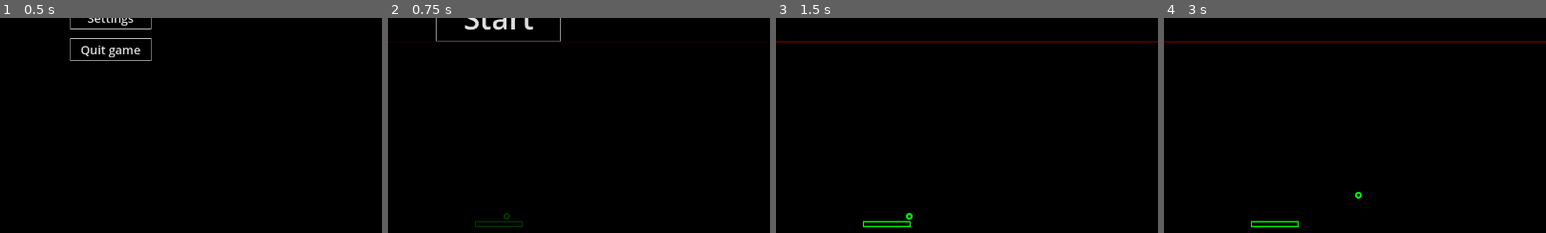
Above: before the commit, frames 1-4 (left to right).
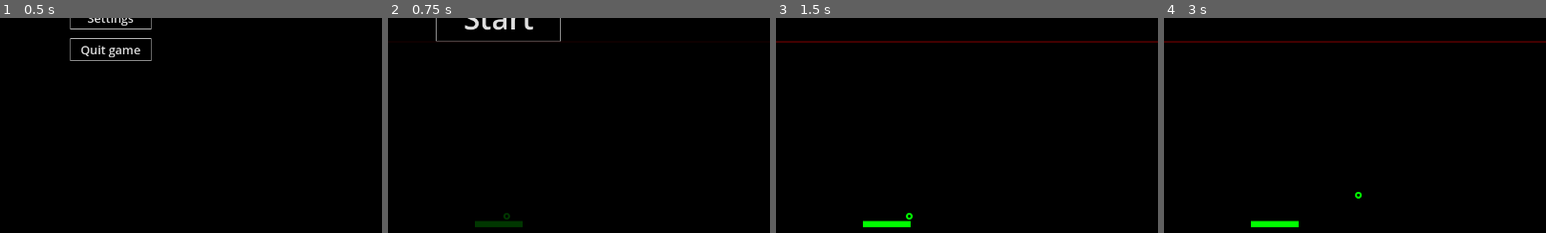
Above: after the commit, the same moments.

Repository: Germenzi/Infinitoid
Game: Godot game, scene res://main.tscn
The game is run twice, just before and just after one commit, with the same random seed, the same clock (stepped at 60 frames per second) and the same inputs.
Inputs (mouse positions are % of the whole screen's width and height, from its top left):
- Up to frame 1 (0.5 s): no input
- Up to frame 2 (0.75 s): click "Play" at 0.5 s
- Up to frame 3 (1.5 s): click "Start" at 1.25 s
- Up to frame 4 (3 s): tap Enter at 2 s; move the mouse to (72, 45) at 2.02 s; hold Up (ui_up) 2.03-2.75 s; tap O at 2.1 s; click (72, 45) at 2.17 s; tap Space at 2.75 s; drag from (30, 55) to (45, 70) at 2.77 s
The pictures show only the part of the screen within x 36-86%, y 50-100%; the shares and areas given below are measured in that part.

Frame 1 is identical in both runs. In frame 2, 0.2% of the frame differs, in the area x 23-35%, y 95-97%; in frame 3, 0.3%, in the area x 23-35%, y 94-97%; in frame 4, 0.3%.

Commit message:
Add ability system

Diff:
--- /dev/null
+++ b/Ability.gd
@@ -0,0 +1,61 @@
+extends Node
+
+class_name Ability
+
+@export_range(0.1, 10.0)
+var time_capacity : float = 1.0
+
+@export_range(0.01, 2.0)
+var time_remains_recovery_scale : float = 1.0
+
+var relative_balance : float :
+	get:
+		return _time_remains / time_capacity
+
+var _time_remains : float
+var _active : bool = false
+
+func _ready() -> void:
+	_time_remains = time_capacity
+
+
+func _process(delta: float) -> void:
+	if _active:
+		if _time_remains-delta < 0.0:
+			_time_remains = 0.0
+			deactivate()
+		else:
+			_time_remains -= delta
+	else:
+		_time_remains = min(_time_remains+delta*time_remains_recovery_scale, time_capacity)
+
+
+func activate() -> void:
+	if is_active():
+		return
+
+	print("Activated: %s" % name)
+	_active = true
+	_on_activated()
+
+
+func deactivate() -> void:
+	if not is_active():
+		return
+
+	print("Deactivated: %s" % name)
+	_active = false
+	_on_deactivated()
+
+
+func is_active() -> bool:
+	return _active
+
+
+# virtual
+func _on_activated() -> void:
+	pass
+
+# virtual
+func _on_deactivated() -> void:
+	pass
--- /dev/null
+++ b/GameAbilitiesNamespace.gd
@@ -0,0 +1,11 @@
+extends Object
+
+class_name GameAbilitiesNamespace
+
+enum {
+	SLOWTIME,
+	SHOW_BALL_TRAJECTORY,
+	PLATFORM_ACCELERATION,
+	PLATFORM_EXTENSION,
+	MAGNETISM,
+}
--- a/project.godot
+++ b/project.godot
@@ -50,11 +50,6 @@
 "events": [Object(InputEventKey,"resource_local_to_scene":false,"resource_name":"","device":-1,"window_id":0,"alt_press …(191 unchanged characters)…
 ]
 }
-z={
-"deadzone": 0.5,
-"events": [Object(InputEventKey,"resource_local_to_scene":false,"resource_name":"","device":-1,"window_id":0,"alt_pressed":false,"shift_pressed":false,"ctrl_pressed":false,"meta_pressed":false,"pressed":false,"keycode":0,"physical_keycode":90,"key_label":0,"unicode":122,"location":0,"echo":false,"script":null)
-]
-}
 
 [rendering]
 
--- a/scenes/arcanoid_game.tscn
+++ b/scenes/arcanoid_game.tscn
@@ -45,6 +45,9 @@
 	PLATFORM,
 	BLOCK
 }
+
+@onready
+var chosen_ability : Ability = $BallTrajectroryAbility#$MagnetismAbility#$PlatformExtensionAbility#$PlatformAccelerationAbility
 
 func _ready() -> void:
 	_game_state.state_machine.handle_state(GameState.GAME_STARTING_STATE, _on_state_game_starting)
@@ -65,6 +68,7 @@
 
 
 func _on_state_launching_ball() -> void:
+	chosen_ability.deactivate()
 	_place_ball_to_launch_position()
 
 
@@ -102,6 +106,14 @@
 
 	_handle_platform_movement(delta)
 
+	if Input.is_action_just_pressed(\"platform_launch_ball\"):
+		if chosen_ability != null:
+			chosen_ability.activate()
+
+	if Input.is_action_just_released(\"platform_launch_ball\"):
+		if chosen_ability != null:
+				chosen_ability.deactivate()
+
 	var playing_area_limiter_rect : Rect2 = _game_state.playing_area_rect.grow(-_game_state.ball_radius*2)
 	var platform_rect : Rect2 = _game_state.platform_rect
 
@@ -175,8 +187,8 @@
 
 	# hardcoded bugfix, when ball super rarely just ignore walls
 	if not _game_state.playing_area_rect.has_point(_game_state.ball_position):
-		_game_state.ball_position = old_ball_position - old_ball_velocity*delta*1e-3
-		_game_state.ball_velocity = old_ball_velocity.rotated(randf_range(-1e-3, 1e-3))
+		_game_state.ball_position = old_ball_position - old_ball_velocity*delta
+		_game_state.ball_velocity = old_ball_velocity.rotated(randf_range(-1e-1, 1e-1))
 		print(\"TRUTEN\")
 
 func _place_ball_to_launch_position() -> void:
@@ -255,6 +267,117 @@
 func _on_game_starging_ui_start_button_pressed() -> void:
 	(%GameStartingUI as Control).hide()
 	_game_state.state_machine.go_state(GameState.LAUNCHING_BALL_STATE)
+
+
+func _on_drawer_draw() -> void:
+	if not chosen_ability:
+		return
+
+	(%Drawer as CanvasItem).draw_rect(_game_state.platform_rect.grow_side(SIDE_RIGHT,
+		-_game_state.platform_rect.size.x*(1.0-chosen_ability.relative_balance)),
+		_game_state.platform_color)
+"
+
+[sub_resource type="GDScript" id="GDScript_khgdo"]
+resource_name = "slowtime_ability"
+script/source = "extends Ability
+
+
+@onready
+var _game_state: GameState = %GameState
+
+@export_range(0.1, 1.0)
+var slow_time_value : float = 0.3
+
+
+func _on_activated() -> void:
+	_active = true
+	Engine.time_scale = slow_time_value
+
+
+func _on_deactivated() -> void:
+	_active = false
+	Engine.time_scale = 1.0
+"
+
+[sub_resource type="GDScript" id="GDScript_jnwm8"]
+resource_name = "ball_trajectory_ability"
+script/source = "extends Ability
+
+@onready
+var _game_state: GameState = %GameState
+
+
+func _on_drawer_draw() -> void:
+	if not _active:
+		return
+
+	if _game_state.state_machine.state != GameState.CONTROLLING_BALL_STATE:
+		return
+
+	(%Drawer as CanvasItem).draw_line(_game_state.ball_position,
+		_game_state.ball_position+_game_state.ball_velocity,
+		_game_state.ball_color, 1.0, true)
+"
+
+[sub_resource type="GDScript" id="GDScript_col8f"]
+resource_name = "platform_acceleration_ability"
+script/source = "extends Ability
+
+@onready
+var _game_state: GameState = %GameState
+
+@export_range(1.0, 5.0)
+var acceleration_value : float = 1.1
+
+func _on_activated() -> void:
+	_active = true
+	_game_state.platform_speed *= acceleration_value
+
+
+func _on_deactivated() -> void:
+	_active = false
+	_game_state.platform_speed /= acceleration_value
+"
+
+[sub_resource type="GDScript" id="GDScript_1clpx"]
+resource_name = "platform_extension_ability"
+script/source = "extends Ability
+
+@export_range(0.0, 1_000.0)
+var extension_distance : float = 20.0
+
+@onready
+var _game_state: GameState = %GameState
+
+func _on_activated() -> void:
+	_game_state.platform_rect = _game_state.platform_rect.grow_individual(extension_distance, 0.0, extension_distance, 0.0)
+
+
+func _on_deactivated() -> void:
+	_game_state.platform_rect = _game_state.platform_rect.grow_individual(-extension_distance, 0.0, -extension_distance, 0.0)
+"
+
+[sub_resource type="GDScript" id="GDScript_6431r"]
+resource_name = "magnetism_ability"
+script/source = "extends Ability
+
+@export_range(0.0, 100.0)
+var magnetism_power : float = 10.0
+
+@onready
+var _game_state: GameState = %GameState
+
+
+func _process(delta: float) -> void:
+	super(delta)
+	if not _active:
+		return
+
+	var acceleration : Vector2 = \\
+		(_game_state.platform_rect.get_center() - _game_state.ball_position).normalized()*magnetism_power
+	var speed : float = _game_state.ball_velocity.length()
+	_game_state.ball_velocity = (_game_state.ball_velocity+acceleration).normalized()*speed
 "
 
 [sub_resource type="GDScript" id="GDScript_0skvr"]
@@ -293,10 +416,32 @@
 [node name="ArcanoidGame" type="Node"]
 
 [node name="Drawer" type="Node2D" parent="."]
+unique_name_in_owner = true
 script = SubResource("GDScript_vuba5")
 
 [node name="GameController" type="Node" parent="."]
+unique_name_in_owner = true
 script = SubResource("GDScript_ypwq7")
+
+[node name="SlowtimeAbility" type="Node" parent="GameController"]
+script = SubResource("GDScript_khgdo")
+time_capacity = 0.3
+time_remains_recovery_scale = 0.25
+
+[node name="BallTrajectroryAbility" type="Node" parent="GameController"]
+script = SubResource("GDScript_jnwm8")
+time_remains_recovery_scale = 0.25
+
+[node name="PlatformAccelerationAbility" type="Node" parent="GameController"]
+script = SubResource("GDScript_col8f")
+acceleration_value = 2.0
+time_remains_recovery_scale = 0.25
+
+[node name="PlatformExtensionAbility" type="Node" parent="GameController"]
+script = SubResource("GDScript_1clpx")
+
+[node name="MagnetismAbility" type="Node" parent="GameController"]
+script = SubResource("GDScript_6431r")
 
 [node name="GameState" type="Node" parent="."]
 unique_name_in_owner = true
@@ -355,4 +500,6 @@
 unique_name_in_owner = true
 layout_mode = 1
 
+[connection signal="draw" from="Drawer" to="GameController" method="_on_drawer_draw"]
+[connection signal="draw" from="Drawer" to="GameController/BallTrajectroryAbility" method="_on_drawer_draw"]
 [connection signal="start_button_pressed" from="GUI/Control/GameStartingUI" to="GameController" method="_on_game_starging_ui_start_button_pressed"]
Not shown: 1 places in scenes/arcanoid_game.tscn that only renumber resources
